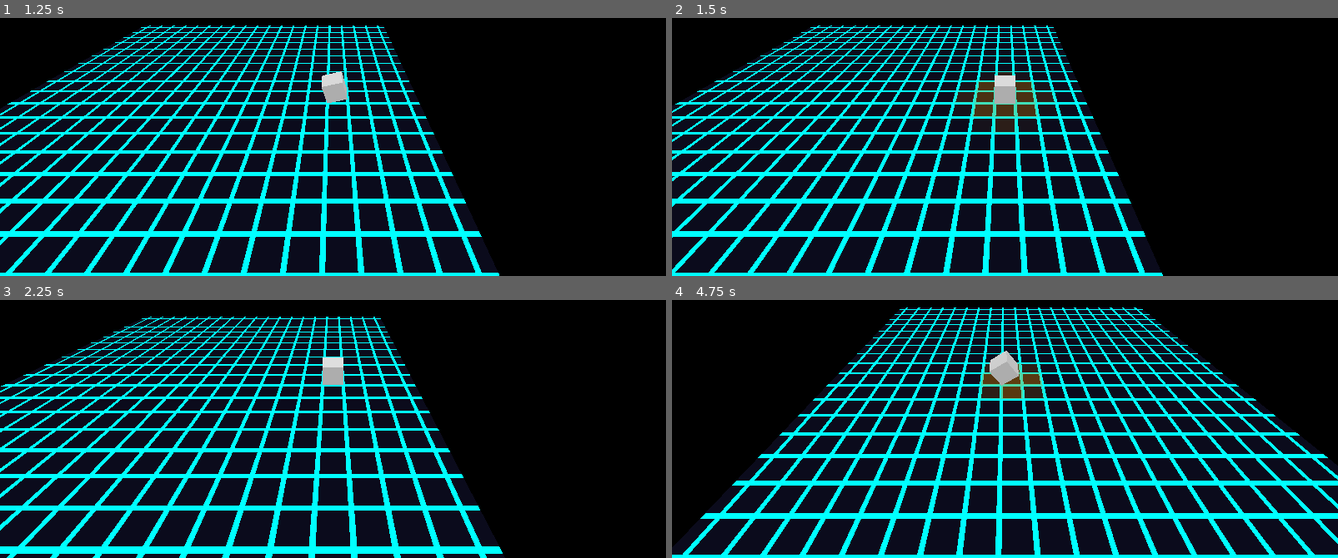
Above: before the commit, frames 1-4 (two rows, left to right).
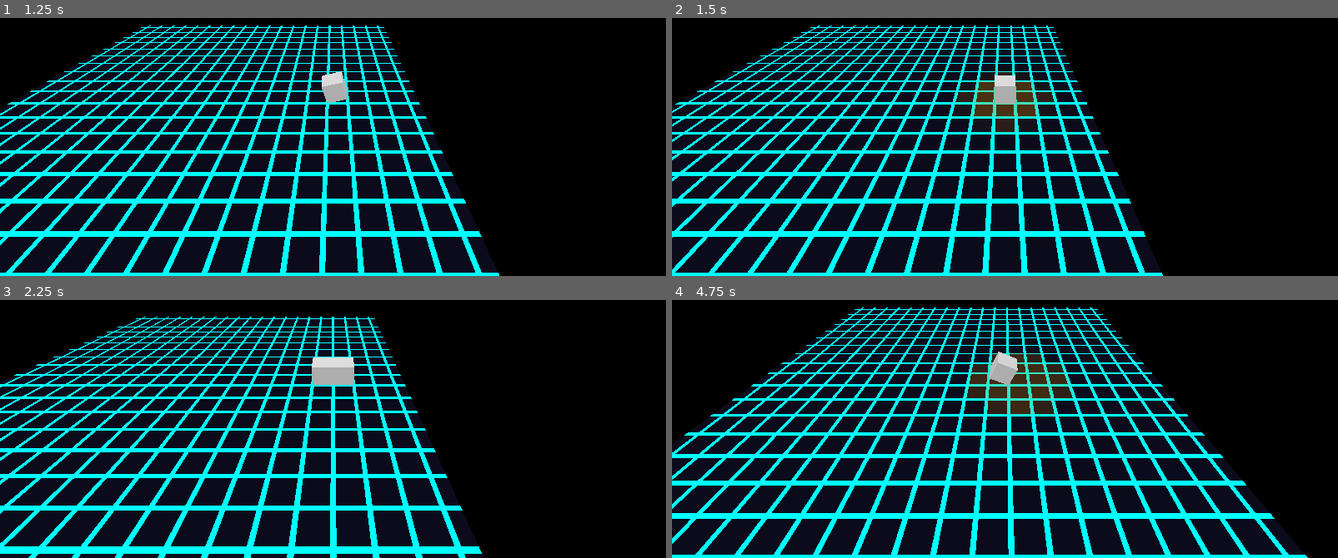
Above: after the commit, the same moments.

Repository: StevenLong/cube
Game: Godot game, scene res://main.tscn
Two runs of this game, one before a commit and one after it. Both use one fixed random seed, a clock stepped at 60 frames per second and the inputs below.
Inputs:
- Up to frame 1 (1.25 s): tap Enter at 0.5 s; hold Right (move_right) from 0.53 s (still down); hold Space (dodge) from 0.53 s (still down); tap E (extend) at 0.8 s
- Up to frame 2 (1.5 s): release Right (move_right) at 1.28 s; release Space (dodge) at 1.28 s; hold C (extend_depth_back) from 1.28 s (still down); tap E (extend) at 1.35 s
- Up to frame 3 (2.25 s): tap Space (dodge) at 1.55, 2 s; release C (extend_depth_back) at 2.03 s; hold Right (move_right) from 2.03 s (still down); hold E (extend) from 2.03 s (still down); tap F (camera_tilt_down) at 2.1 s
- Up to frame 4 (4.75 s): tap Enter at 2.75 s; release Right (move_right) at 2.78 s; release E (extend) at 2.78 s; hold Q (extend_depth_fwd) 2.78-3.53 s; tap R (camera_tilt_up) at 2.85 s; tap Space (dodge) at 3.05, 3.5, 4.55 s; hold Space (dodge) 3.53-4.28 s; hold Left (move_left) from 3.53 s (still down); tap E (extend) at 3.8, 4.35 s

Frame 1 is identical in both runs. In frame 2, less than 0.1% of the frame differs, in the area x 0-71%, y 4-99%; in frame 3, 18%; in frame 4, 37%, in the area x 0-100%, y 2-100%.

Commit message:
Polish camera focus and extension input
- Move extension input from _input to _process; use Input.is_action_just_pressed
  to avoid analog-stick events firing multiple presses per push
- Reset shifts grid_pos to the cuboid's centre instead of snapping to the
  base corner (with rounding for asymmetric extensions)
- Camera tracks the mesh's visual XZ centre, with Y pinned at 0.5 so cuboid
  height changes don't move the camera vertically
- Exponential smoothing on the focus point so extension presses don't pop;
  snaps during tumble/dodge to keep those animations crisp
- _reset_extensions calls _update_mesh immediately to avoid a one-frame
  stale offset that the camera would read before player _process runs

Diff:
--- a/player.gd
+++ b/player.gd
@@ -7,6 +7,7 @@
 const DODGE_COOLDOWN := 1.5
 const WAVE_DURATION := 0.4
 const MAX_WAVES := 8
+const FOCUS_SMOOTH_RATE := 25.0
 
 const EXT_LEFT  := 0
 const EXT_RIGHT := 1
@@ -30,6 +31,7 @@
 var _ext := [0, 0, 0, 0, 0]
 var _pending_ext := [0, 0, 0, 0, 0]
 var _tumble_distance := 1
+var _smoothed_focus := Vector3.ZERO
 var _rb_extended_this_press := false
 var _ground_material: ShaderMaterial
 var _waves: Array = []
@@ -49,23 +51,6 @@
 	if event.is_action_released("extend"):
 		if not _rb_extended_this_press:
 			_reset_extensions()
-
-	if Input.is_action_pressed("extend"):
-		if event.is_action_pressed("move_left"):
-			_rb_extended_this_press = true
-			_try_extend(EXT_LEFT)
-		elif event.is_action_pressed("move_right"):
-			_rb_extended_this_press = true
-			_try_extend(EXT_RIGHT)
-		elif event.is_action_pressed("move_forward"):
-			_rb_extended_this_press = true
-			_try_extend(EXT_UP)
-		if event.is_action_pressed("extend_depth_fwd"):
-			_rb_extended_this_press = true
-			_try_extend(EXT_FWD)
-		elif event.is_action_pressed("extend_depth_back"):
-			_rb_extended_this_press = true
-			_try_extend(EXT_BACK)
 
 
 func _ready() -> void:
@@ -73,6 +58,7 @@
 	_ground_material = get_node("../Ground/MeshInstance3D").get_surface_override_material(0)
 	_box_mesh = _mesh_instance.mesh.duplicate() as BoxMesh
 	_mesh_instance.mesh = _box_mesh
+	_smoothed_focus = _mesh_instance.global_position
 
 
 func _axis_total(side: int) -> int:
@@ -88,7 +74,16 @@
 
 
 func _reset_extensions() -> void:
+	# Move grid_pos to the cuboid's centre so the visual collapses in place
+	# instead of snapping to the original base corner.
+	var shift_x: int = roundi((_ext[EXT_RIGHT] - _ext[EXT_LEFT]) / 2.0)
+	var shift_z: int = roundi((_ext[EXT_BACK] - _ext[EXT_FWD]) / 2.0)
+	grid_pos += Vector2i(shift_x, shift_z)
+	position = Vector3(grid_pos.x, 0.5, grid_pos.y)
 	_ext = [0, 0, 0, 0, 0]
+	# Sync mesh immediately — _reset is called from _input, which runs before
+	# camera _process. Without this the camera would read a stale mesh offset.
+	_update_mesh()
 
 
 func _is_extended() -> bool:
@@ -211,13 +206,38 @@
 	})
 
 
+func _instant_focus() -> Vector3:
+	# The "ideal" focus this frame, before smoothing. Y is pinned at the base
+	# cell height so the camera doesn't bob when cuboid height changes.
+	if _tumbling:
+		var start_off := Vector3(
+			(_ext[EXT_RIGHT] - _ext[EXT_LEFT]) * 0.5,
+			0.0,
+			(_ext[EXT_BACK] - _ext[EXT_FWD]) * 0.5
+		)
+		var end_off := Vector3(
+			(_pending_ext[EXT_RIGHT] - _pending_ext[EXT_LEFT]) * 0.5,
+			0.0,
+			(_pending_ext[EXT_BACK] - _pending_ext[EXT_FWD]) * 0.5
+		)
+		var start_center := Vector3(_start_pos.x, 0.5, _start_pos.z) + start_off
+		var end_center := Vector3(grid_pos.x, 0.5, grid_pos.y) + end_off
+		return start_center.lerp(end_center, _t)
+	var mesh_pos := _mesh_instance.global_position
+	return Vector3(mesh_pos.x, 0.5, mesh_pos.z)
+
+
 func get_camera_focus() -> Vector3:
-	# Camera tracks a linear interpolation between grid cells during a tumble,
-	# avoiding the vertical bob from the cube's arc.
-	if _tumbling:
-		var end_pos := Vector3(grid_pos.x, 0.5, grid_pos.y)
-		return _start_pos.lerp(end_pos, _t)
-	return position
+	# Track the cuboid's visual centre. Snap during tumble/dodge so those
+	# animations remain crisp; smooth at rest so extension presses don't pop.
+	var instant := _instant_focus()
+	if _tumbling or _dodging:
+		_smoothed_focus = instant
+	else:
+		var dt := get_process_delta_time()
+		var alpha := 1.0 - exp(-FOCUS_SMOOTH_RATE * dt)
+		_smoothed_focus = _smoothed_focus.lerp(instant, alpha)
+	return _smoothed_focus
 
 
 func _pick_dir(move: Vector2) -> Vector2i:
@@ -282,6 +302,21 @@
 		return
 
 	if Input.is_action_pressed("extend"):
+		if Input.is_action_just_pressed("move_left"):
+			_rb_extended_this_press = true
+			_try_extend(EXT_LEFT)
+		elif Input.is_action_just_pressed("move_right"):
+			_rb_extended_this_press = true
+			_try_extend(EXT_RIGHT)
+		elif Input.is_action_just_pressed("move_forward"):
+			_rb_extended_this_press = true
+			_try_extend(EXT_UP)
+		if Input.is_action_just_pressed("extend_depth_fwd"):
+			_rb_extended_this_press = true
+			_try_extend(EXT_FWD)
+		elif Input.is_action_just_pressed("extend_depth_back"):
+			_rb_extended_this_press = true
+			_try_extend(EXT_BACK)
 		_update_mesh()
 		return
 
